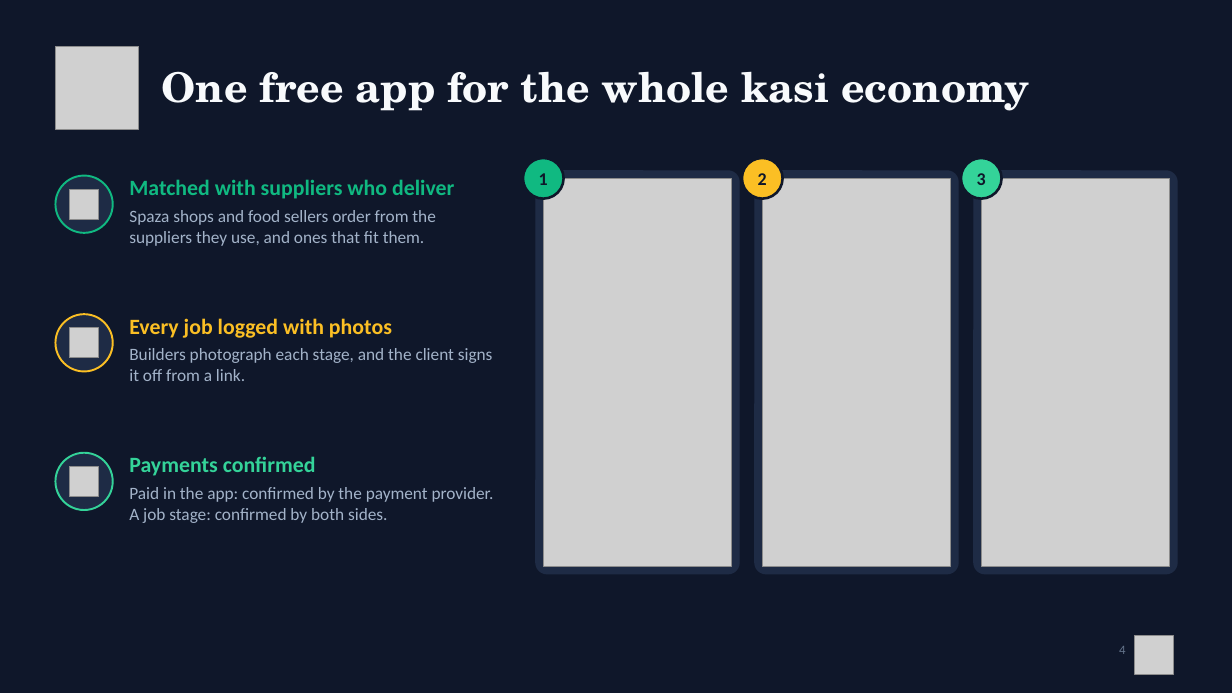
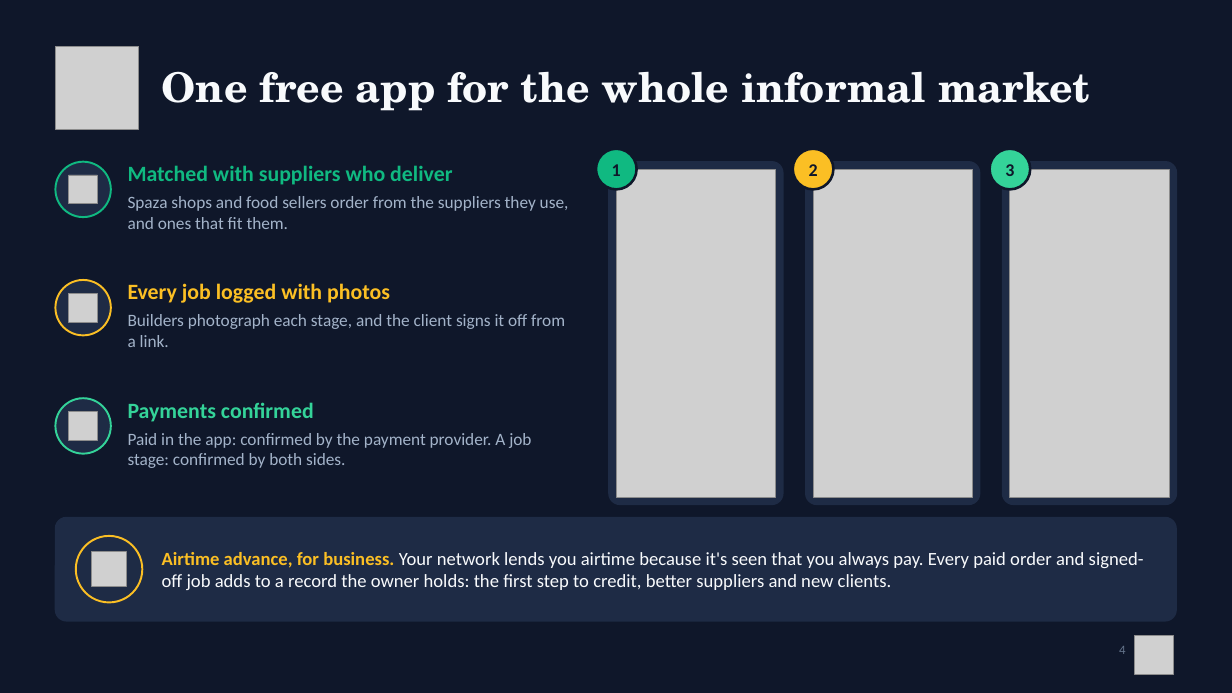
Before and after one commit to Mandla78/KasiFlow, a slide deck: slide 4 of docs/submission/05_final_submission/Akayza_Pitch_TeamPR.pptx. Drawn at 1232x693 pixels with LibreOffice and Linux fonts; fonts in the diff are those of the drawing; grey boxes stand for pictures. Boxes give left, top, right and bottom in pixels: in the first picture for what was removed or moved away, otherwise in the second. Text is boxed around its words. In the diff, an @@ line names an element or a change of style, - is before the commit and + after.

```diff
--- a/docs/submission/05_final_submission/Akayza_Pitch_TeamPR.pptx
+++ b/docs/submission/05_final_submission/Akayza_Pitch_TeamPR.pptx
@@ text at <box>162,71,1090,111</box>: text changed @@
-One free app for the whole kasi economy
+One free app for the whole informal market
@@ text "1": place and size @@
-text "1" at <box>539,173,548,185</box>
+text "1" at <box>612,164,621,176</box>
@@ ellipse: place and size @@
-ellipse at <box>523,158,564,199</box>
+ellipse at <box>596,149,637,189</box>
@@ text "2": place and size @@
-text "2" at <box>758,173,767,185</box>
+text "2" at <box>809,164,818,176</box>
@@ ellipse: place and size @@
-ellipse at <box>742,158,783,199</box>
+ellipse at <box>793,149,834,189</box>
@@ text "3": place and size @@
-text "3" at <box>977,173,986,185</box>
+text "3" at <box>1005,164,1014,176</box>
@@ ellipse: place and size @@
-ellipse at <box>961,158,1002,199</box>
+ellipse at <box>990,149,1031,189</box>
@@ ellipse: place and size @@
-ellipse at <box>55,176,113,233</box>
+ellipse at <box>55,162,111,217</box>
@@ picture: place and size @@
-picture at <box>69,189,99,219</box>
+picture at <box>68,175,97,203</box>
@@ text "Matched with suppliers who deliver" rewrapped from <box>129,179,454,246</box> to <box>128,165,569,229</box> @@
@@ proportions changed in 3 elements at <box>1003,162,1177,505</box>, <box>806,162,980,505</box>, <box>609,162,783,505</box> @@
@@ rounded rectangle: place and size @@
-rounded rectangle at <box>536,171,739,574</box>
+rounded rectangle at <box>609,162,783,505</box>
@@ picture: place and size @@
-picture at <box>543,178,732,567</box>
+picture at <box>616,169,775,497</box>
@@ rounded rectangle: place and size @@
-rounded rectangle at <box>755,171,958,574</box>
+rounded rectangle at <box>806,162,980,505</box>
@@ picture: place and size @@
-picture at <box>762,178,951,567</box>
+picture at <box>813,169,972,497</box>
@@ rounded rectangle: place and size @@
-rounded rectangle at <box>974,171,1177,574</box>
+rounded rectangle at <box>1003,162,1177,505</box>
@@ picture: place and size @@
-picture at <box>982,178,1170,567</box>
+picture at <box>1010,169,1169,497</box>
@@ ellipse: place and size @@
-ellipse at <box>55,314,113,372</box>
+ellipse at <box>55,280,111,335</box>
@@ picture: place and size @@
-picture at <box>69,328,99,358</box>
+picture at <box>68,293,97,322</box>
@@ text "Every job logged with photos" rewrapped from <box>129,318,493,381</box> to <box>128,283,565,347</box> @@
@@ ellipse: place and size @@
-ellipse at <box>55,453,113,510</box>
+ellipse at <box>55,398,111,454</box>
@@ picture: place and size @@
-picture at <box>69,467,99,496</box>
+picture at <box>68,411,97,440</box>
@@ text "Payments confirmed" rewrapped from <box>129,456,494,523</box> to <box>128,402,531,468</box> @@
@@ rounded rectangle added at <box>55,518,1177,621</box>, fill #1E2B45, outline #1E2B45 1 pt @@
@@ ellipse added at <box>76,536,142,603</box>, fill #1E2B45, outline #FBBF24 1.5 pt @@
@@ picture added at <box>91,552,126,586</box> @@
@@ text added at <box>162,552,1144,590</box>, 14.5 pt, text #F8FAFC @@
+Airtime advance, for business. Your network lends you airtime because it's seen that you always pay. Every paid order and signed-off job adds to a record the owner holds: the first step to credit, better suppliers and new clients.
```
Also in this commit, not shown: 8 other slides changed, 15 slides removed, 6 other files.
